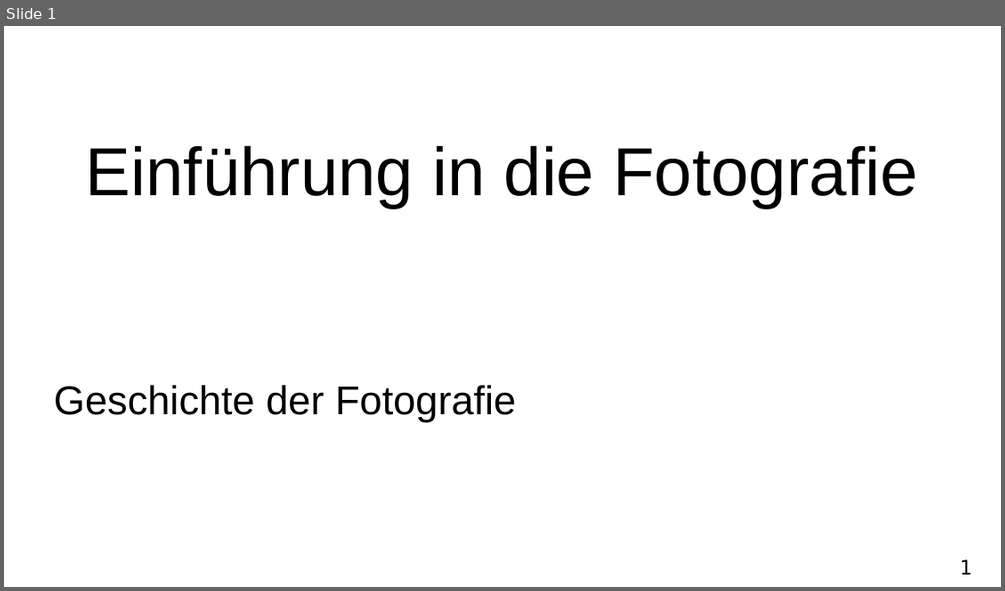
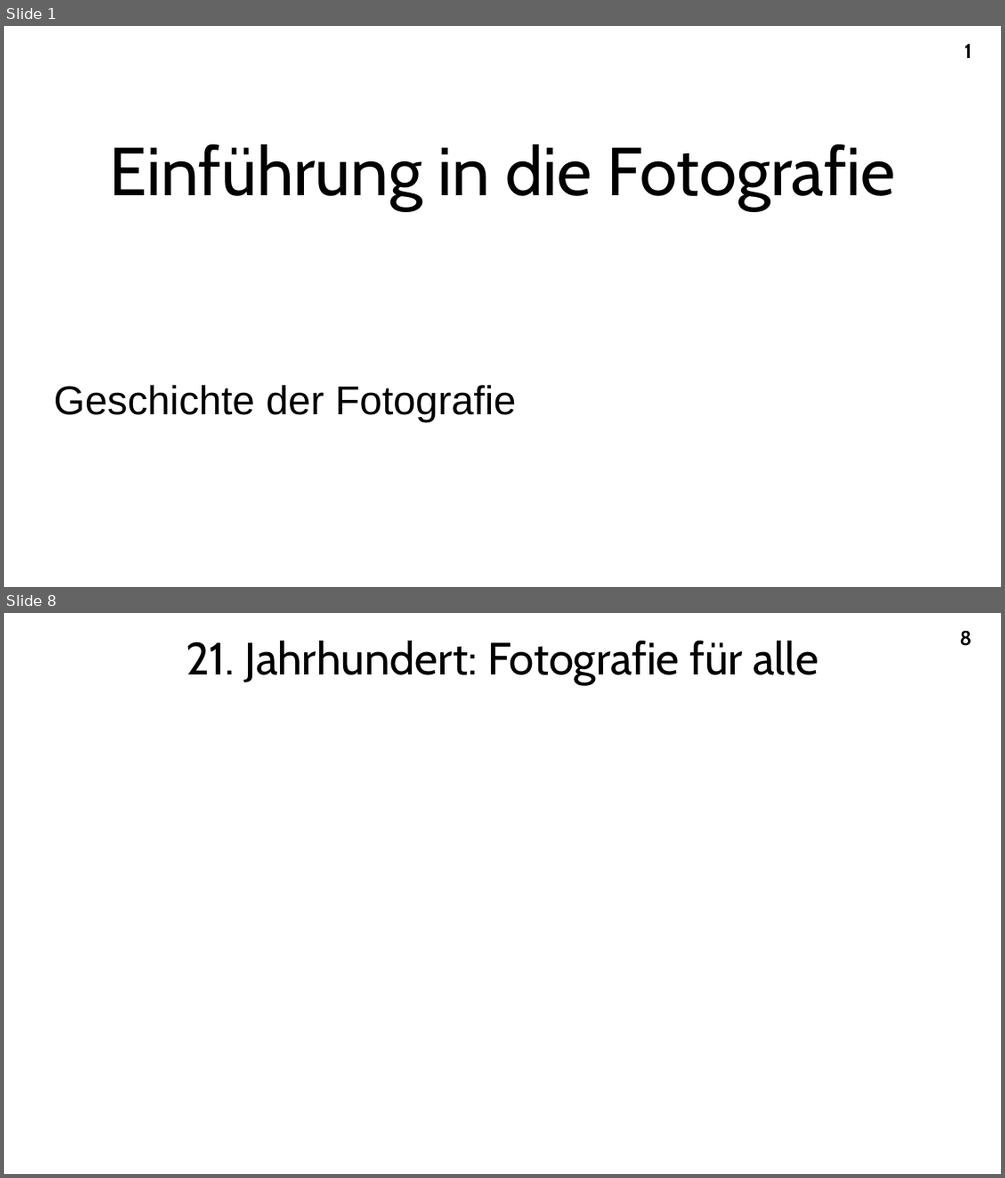
Before and after one commit to A-Schmid/PhotographyCourse, a slide deck: slides_de/history.odp. Shown one above the other, each under a label of ours: slide 1 before the commit, slides 1 and 8 after it; the slides between them are not shown. The pictures are 1005x591 and 1005x1178 pixels, drawn with LibreOffice and Linux fonts; fonts in the diff are those of the drawing. Boxes give left, top, right and bottom in pixels: in the first picture for what was removed or moved away, otherwise in the second. Text is boxed around its words. In the diff, an @@ line names an element or a change of style, - is before the commit and + after.

```diff
--- a/slides_de/history.odp
+++ b/slides_de/history.odp
@@ slide 8 added at [4,613,1001,1174], background #FFFFFF; not listed: 1 template element that a slide beside it also shows @@
@@ title added at [186,641,818,684], 36 pt, text #000000 @@
+21. Jahrhundert: Fotografie für alle
@@ slide 1 changed as well @@
@@ title "Einführung in die Fotografie" at [109,144,896,210]: font Arial to Cabin @@
@@ page number: place and size @@
-page number at [960,559,972,574]
+page number at [964,44,971,58]
@@ page number at [964,44,971,58]: font DejaVu Sans Mono to Cabin, bold on @@
```
Also in this commit, not shown: 6 other slides added, 1 slide removed, 1 other file.
